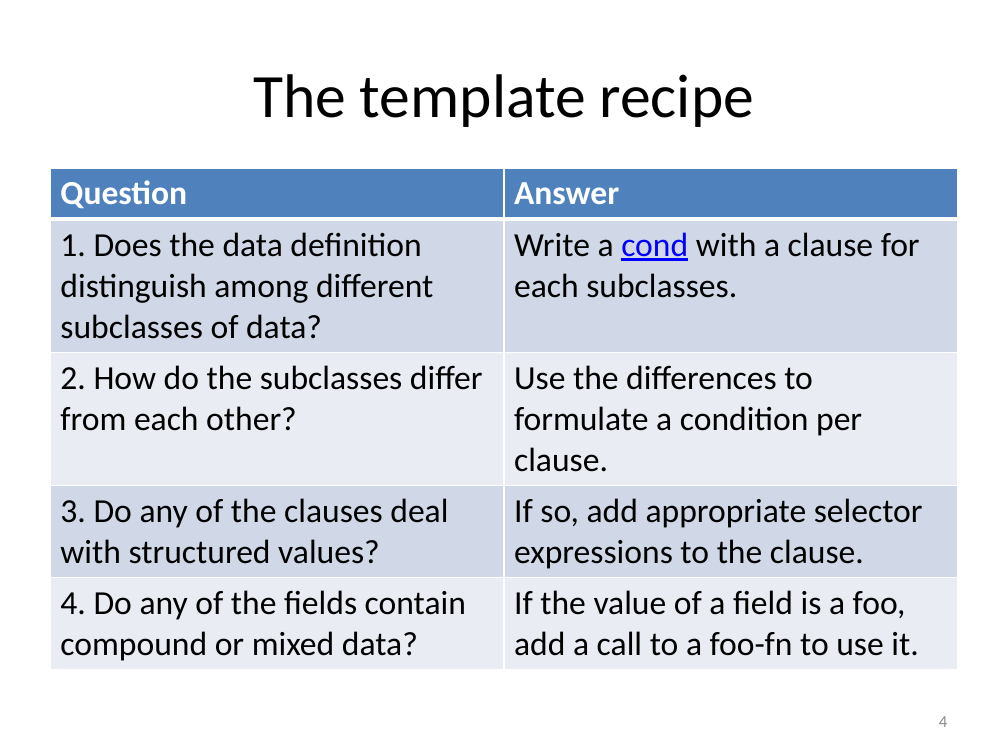
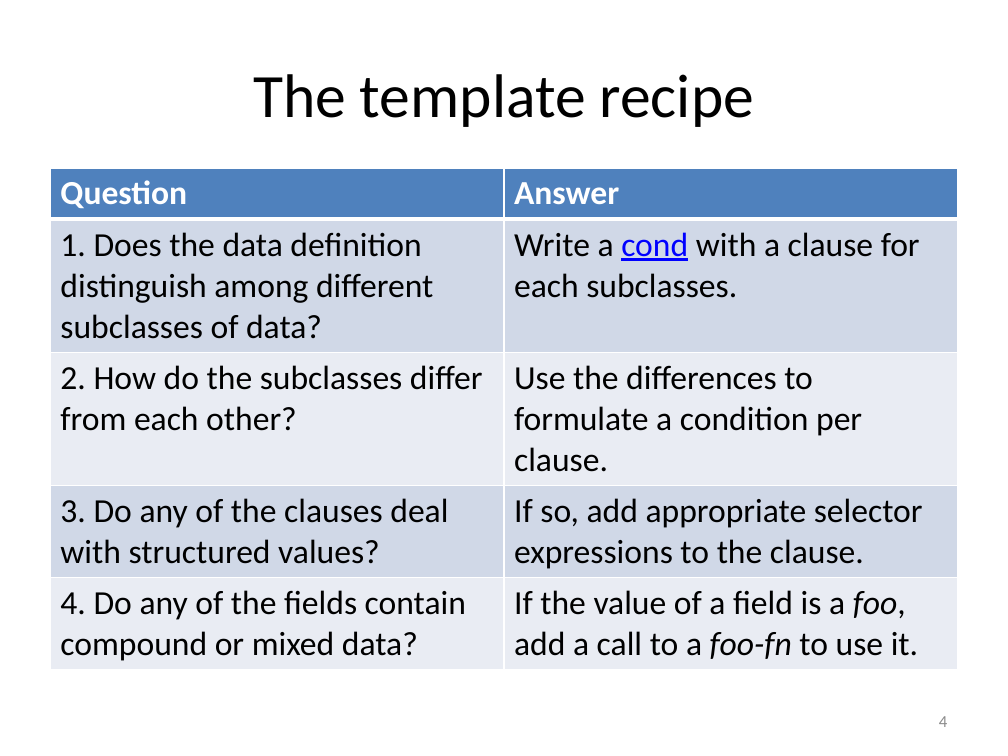
Before and after one commit to mwand/cs5010f16, a slide deck: slide 4 of Slides/Lesson 1.4 Templates.pptx. Drawn at 1008x756 pixels with LibreOffice and Linux fonts; fonts in the diff are those of the drawing. Boxes give left, top, right and bottom in pixels: in the first picture for what was removed or moved away, otherwise in the second. Text is boxed around its words. In the diff, an @@ line names an element or a change of style, - is before the commit and + after.

```diff
--- a/Slides/Lesson 1.4 Templates.pptx
+++ b/Slides/Lesson 1.4 Templates.pptx
@@ table at (50,168,958,665) @@
@@ italic on in "foo, foo-fn" @@
```
Also in this commit, not shown: 9 other slides changed, 8 slides added, 2 slides removed, 14 other files.
